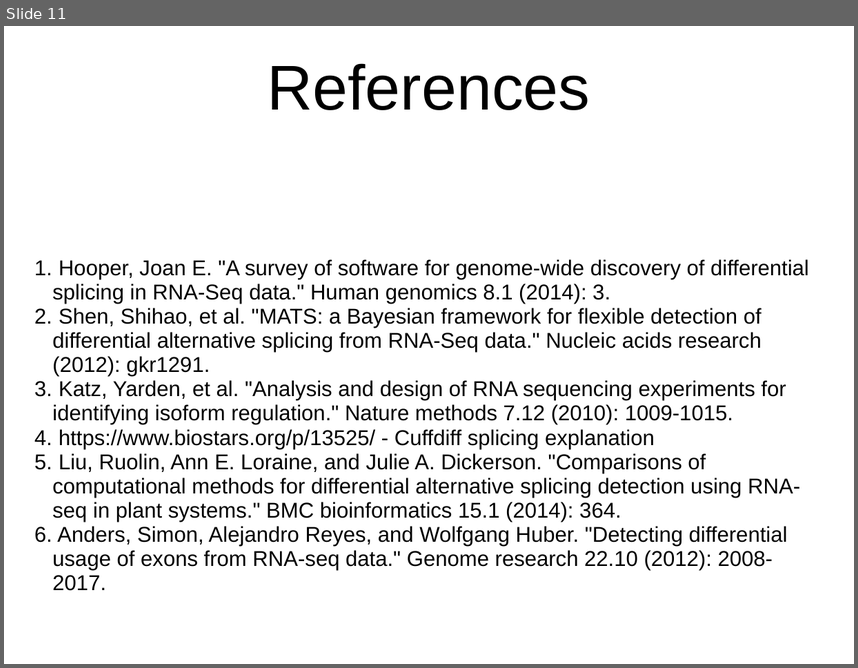
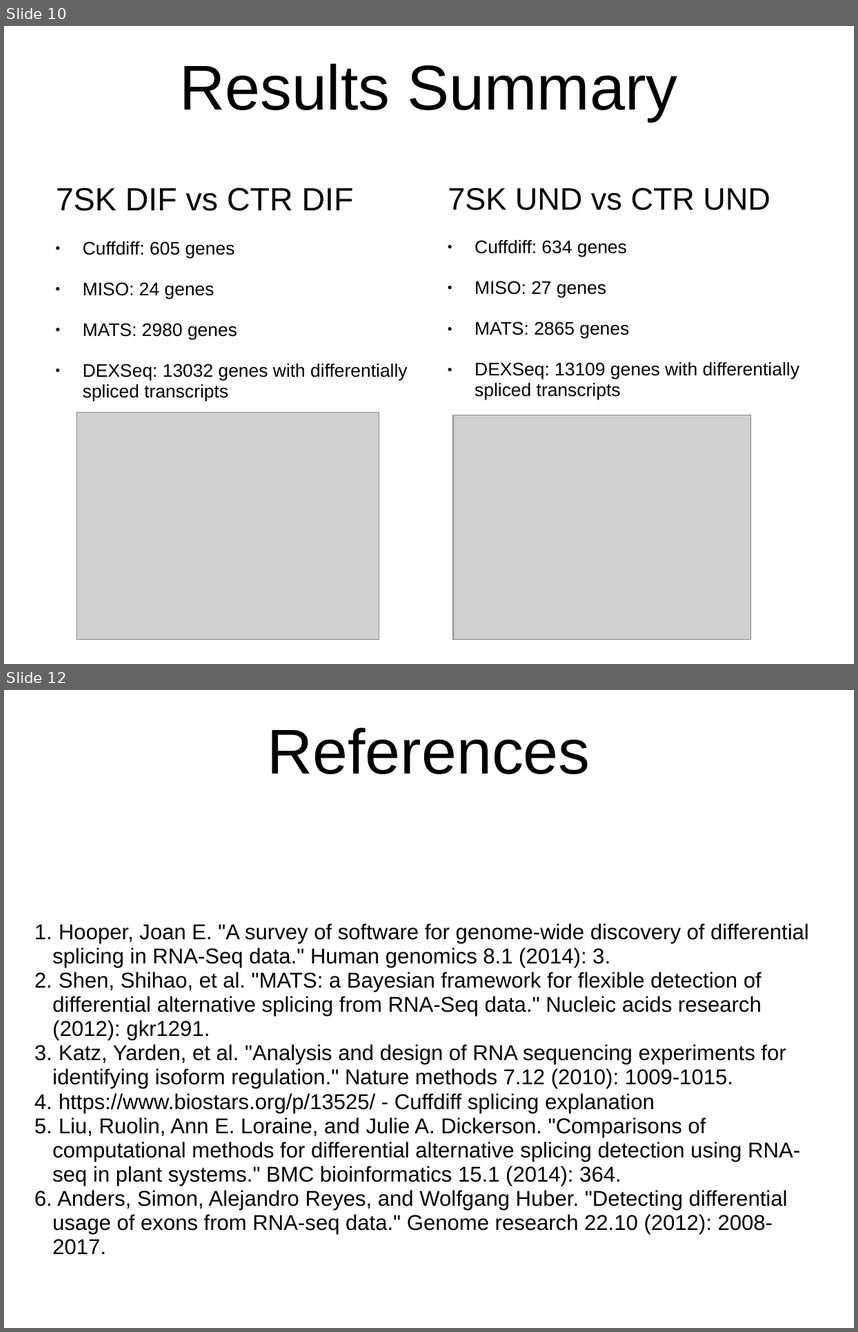
Before and after one commit to pdl30/rnaseq_misc, a slide deck: Alternative_splicing_presentation.ppt. Shown one above the other, each under a label of ours: slide 11 before the commit, slides 10 and 12 after it; the slides between them are not shown. The pictures are 858x668 and 858x1332 pixels, drawn with LibreOffice and Linux fonts; fonts in the diff are those of the drawing; grey boxes stand for pictures; background and template pictures are left out. Boxes give left, top, right and bottom in pixels: in the first picture for what was removed or moved away, otherwise in the second. Text is boxed around its words. In the diff, an @@ line names an element or a change of style, - is before the commit and + after.

```diff
--- a/Alternative_splicing_presentation.ppt
+++ b/Alternative_splicing_presentation.ppt
@@ slide 10 added at (x1=4, y1=26, x2=854, y2=664), background picture (left out) @@
@@ title added at (x1=179, y1=63, x2=678, y2=121), 59 pt, text #000000 @@
+Results Summary
@@ text added at (x1=56, y1=187, x2=407, y2=401), 17 pt, text #000000 @@
+7SK DIF vs CTR DIF
+● Cuffdiff: 605 genes
+● MISO: 24 genes
+● MATS: 2980 genes
+● DEXSeq: 13032 genes with differentially spliced transcripts
@@ text added at (x1=448, y1=187, x2=800, y2=400), 17 pt, text #000000 @@
+7SK UND vs CTR UND
+● Cuffdiff: 634 genes
+● MISO: 27 genes
+● MATS: 2865 genes
+● DEXSeq: 13109 genes with differentially spliced transcripts
@@ picture added at (x1=76, y1=412, x2=379, y2=639) @@
@@ picture added at (x1=454, y1=414, x2=751, y2=639) @@
@@ what was slide 11 is now slide 12 @@
```
Also in this commit, not shown: 5 slides changed.
